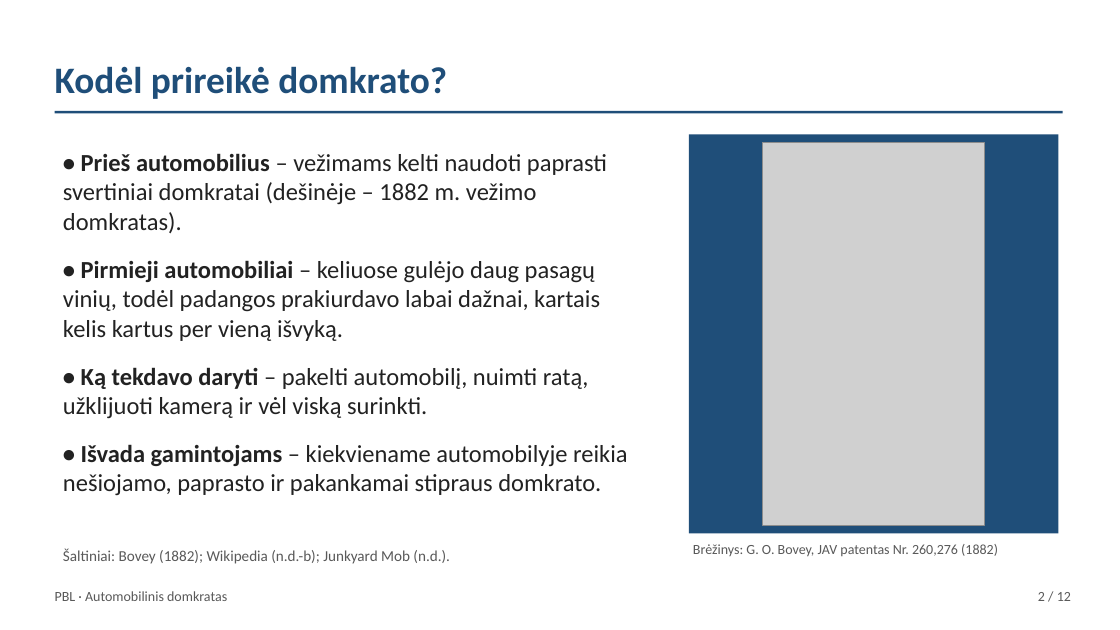
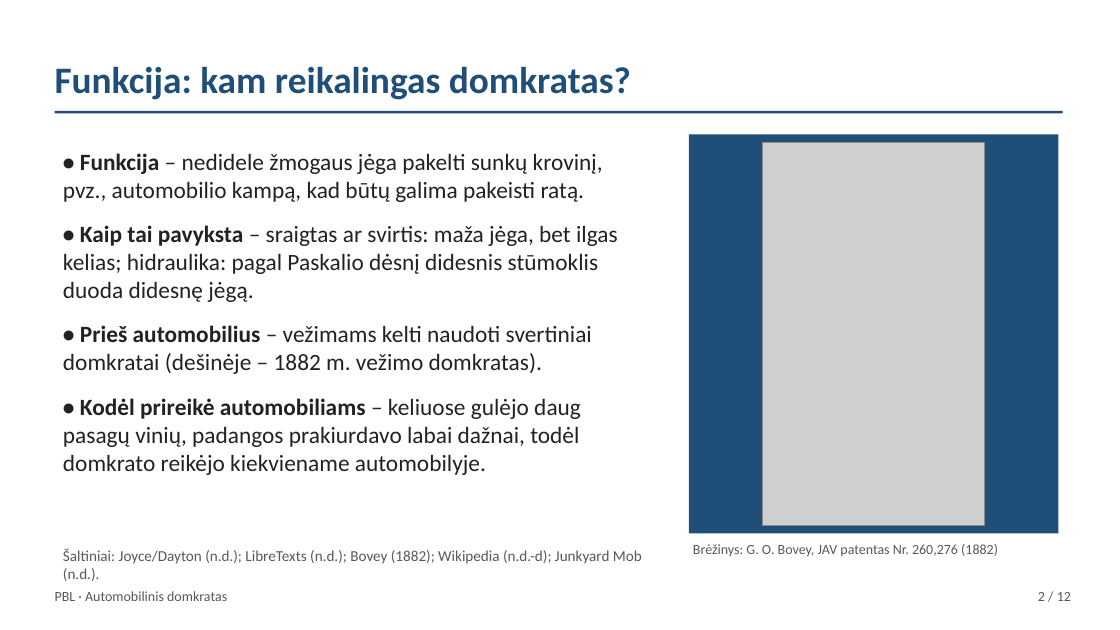
Before and after one commit to Goblinukas-beep/Ye, a slide deck: slide 2 of domkratas-ta1/domkratas-ta1.pptx. Drawn at 1120x630 pixels with LibreOffice and Linux fonts; fonts in the diff are those of the drawing; grey boxes stand for pictures. Boxes give left, top, right and bottom in pixels: in the first picture for what was removed or moved away, otherwise in the second. Text is boxed around its words. In the diff, an @@ line names an element or a change of style, - is before the commit and + after.

```diff
--- a/domkratas-ta1/domkratas-ta1.pptx
+++ b/domkratas-ta1/domkratas-ta1.pptx
@@ text at <box>55,66,631,100</box>: text changed @@
-Kodėl prireikė domkrato?
+Funkcija: kam reikalingas domkratas?
@@ text at <box>63,153,618,475</box>: text changed; size 21 to 20 pt @@
-• Prieš automobilius – vežimams kelti naudoti paprasti svertiniai domkratai (dešinėje – 1882 m. vežimo domkratas).
-• Pirmieji automobiliai – keliuose gulėjo daug pasagų vinių, todėl padangos prakiurdavo labai dažnai, kartais kelis kartus per vieną išvyką.
-• Ką tekdavo daryti – pakelti automobilį, nuimti ratą, užklijuoti kamerą ir vėl viską surinkti.
-• Išvada gamintojams – kiekviename automobilyje reikia nešiojamo, paprasto ir pakankamai stipraus domkrato.
+• Funkcija – nedidele žmogaus jėga pakelti sunkų krovinį, pvz., automobilio kampą, kad būtų galima pakeisti ratą.
+• Kaip tai pavyksta – sraigtas ar svirtis: maža jėga, bet ilgas kelias; hidraulika: pagal Paskalio dėsnį didesnis stūmoklis duoda didesnę jėgą.
+• Prieš automobilius – vežimams kelti naudoti svertiniai domkratai (dešinėje – 1882 m. vežimo domkratas).
+• Kodėl prireikė automobiliams – keliuose gulėjo daug pasagų vinių, padangos prakiurdavo labai dažnai, todėl domkrato reikėjo kiekviename automobilyje.
@@ text at <box>63,548,642,581</box>: text changed @@
-Šaltiniai: Bovey (1882); Wikipedia (n.d.-b); Junkyard Mob (n.d.).
+Šaltiniai: Joyce/Dayton (n.d.); LibreTexts (n.d.); Bovey (1882); Wikipedia (n.d.-d); Junkyard Mob (n.d.).
```
Also in this commit, not shown: 6 other slides changed, 1 slide added, 1 slide removed, 2 other files.
